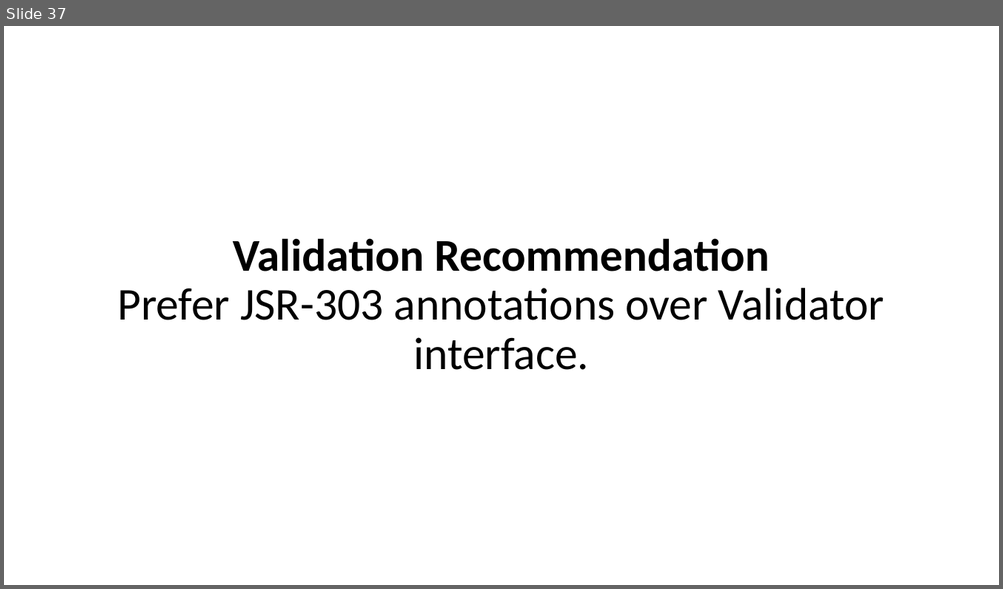
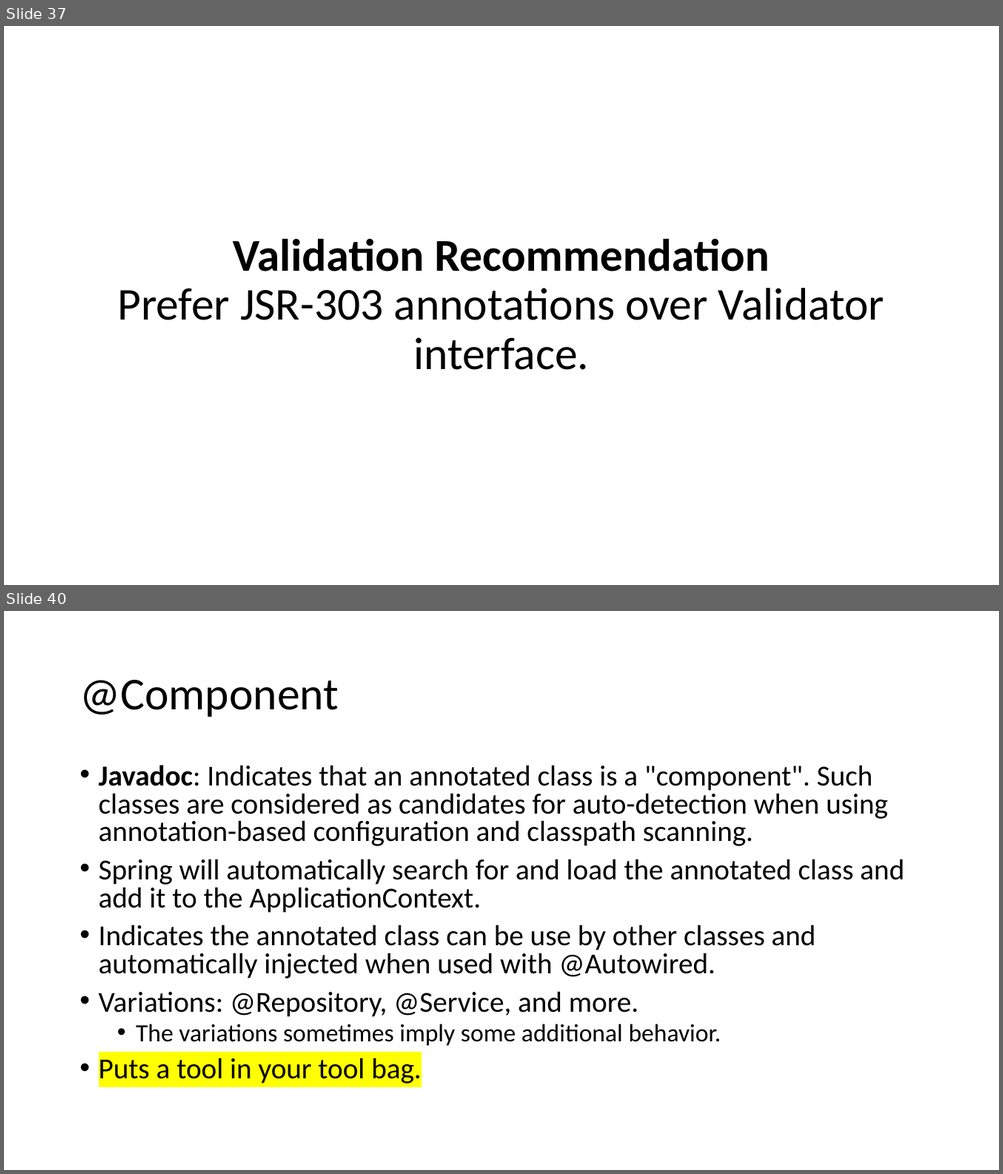
Before and after one commit to ryl/cybr406-2020, a slide deck: files/spring-boot-basics.pptx. Shown one above the other, each under a label of ours: slide 37 before the commit, slides 37 and 40 after it; the slides between them are not shown. The pictures are 1003x589 and 1003x1174 pixels, drawn with LibreOffice and Linux fonts; fonts in the diff are those of the drawing. Boxes give left, top, right and bottom in pixels: in the first picture for what was removed or moved away, otherwise in the second. Text is boxed around its words. In the diff, an @@ line names an element or a change of style, - is before the commit and + after.

```diff
--- a/files/spring-boot-basics.pptx
+++ b/files/spring-boot-basics.pptx
@@ slide 40 added at box(4, 611, 999, 1170), background #FFFFFF @@
@@ title added at box(79, 680, 338, 717), 44 pt, text #000000 @@
+@Component
@@ text added at box(99, 765, 904, 1084), 28 pt, text #000000 @@
+• Javadoc: Indicates that an annotated class is a "component". Such classes are considered as candidates for auto-detection when using annotation-based configuration and classpath scanning.
+• Spring will automatically search for and load the annotated class and add it to the ApplicationContext.
+• Indicates the annotated class can be use by other classes and automatically injected when used with @Autowired.
+• Variations: @Repository, @Service, and more.
+  • The variations sometimes imply some additional behavior.
+• Puts a tool in your tool bag.
```
Also in this commit, not shown: 7 other slides added, 1 other file.
